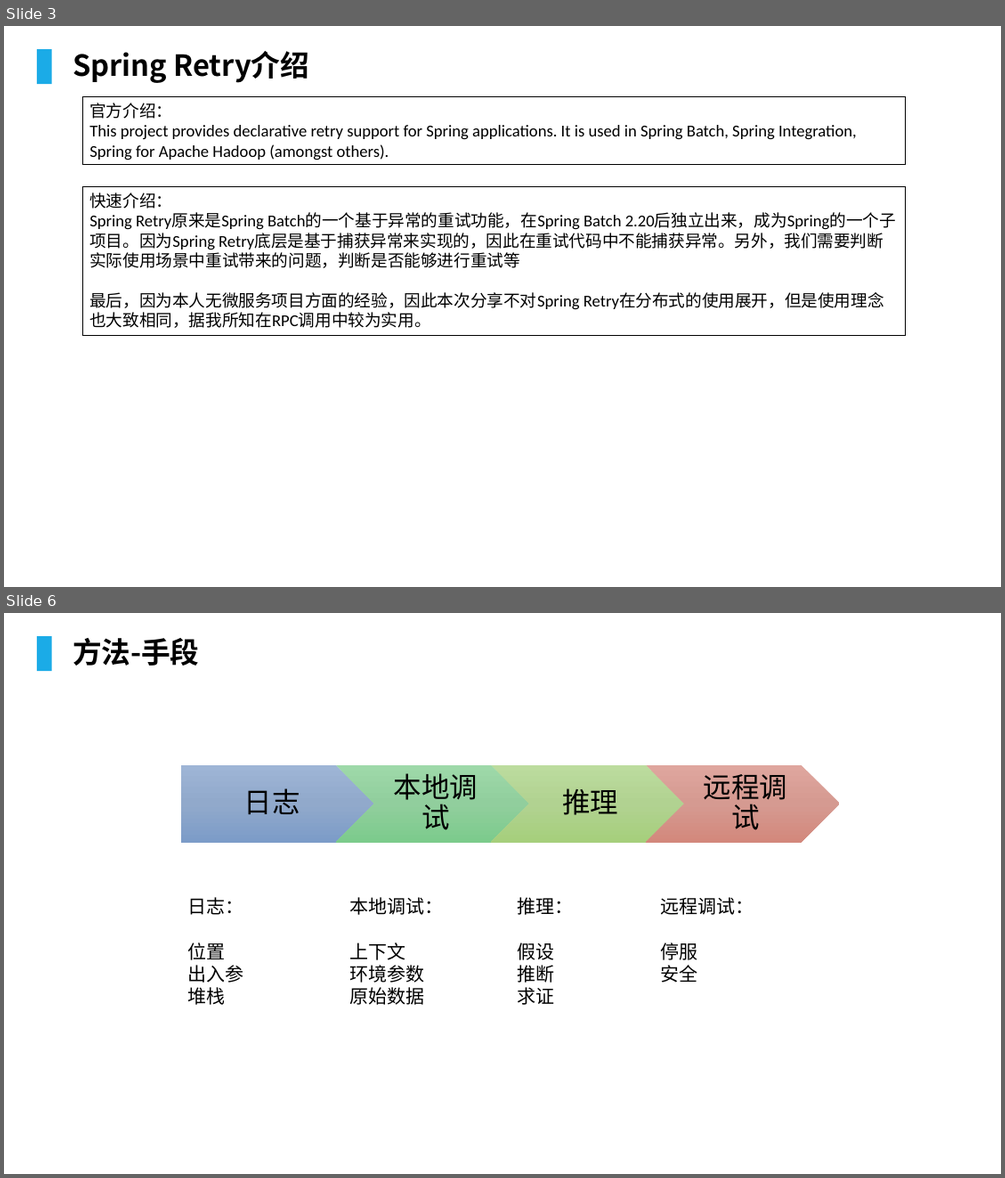
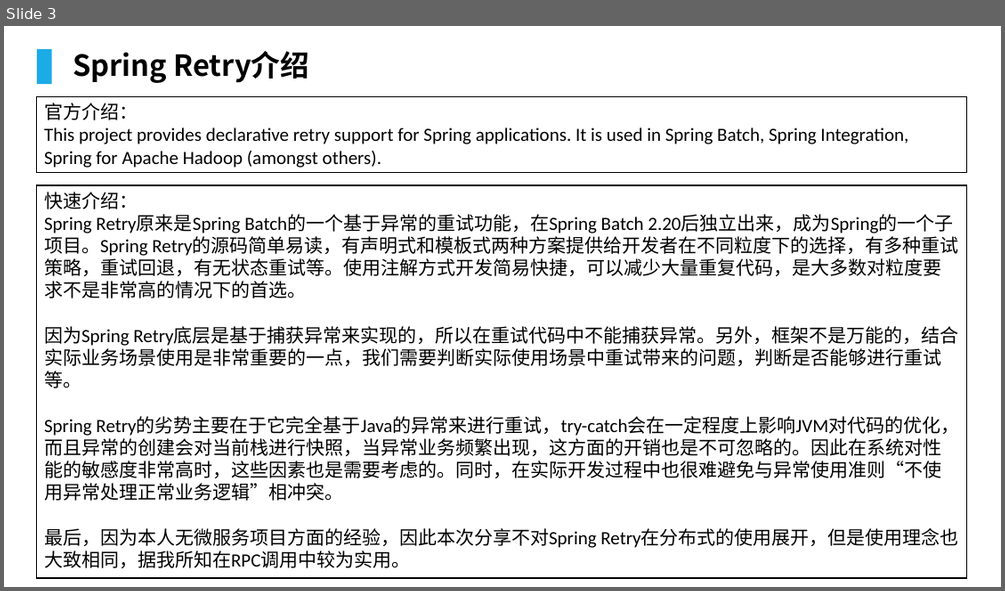
Before and after one commit to lcc929/notes, a slide deck: Spring-Retry.pptx. Shown one above the other, each under a label of ours: slides 3 and 6 before the commit, slide 3 after it; the slides between them are not shown. The pictures are 1005x1178 and 1005x591 pixels, drawn with LibreOffice and Linux fonts; fonts in the diff are those of the drawing; background and template pictures are left out. Boxes give left, top, right and bottom in pixels: in the first picture for what was removed or moved away, otherwise in the second. Text is boxed around its words. In the diff, an @@ line names an element or a change of style, - is before the commit and + after.

Commit message:
完成spring retry 分享ppt

```diff
--- a/Spring-Retry.pptx
+++ b/Spring-Retry.pptx
@@ slide 6 removed at (x1=4, y1=613, x2=1001, y2=1174), background picture (left out) @@
@@ rectangle removed at (x1=37, y1=636, x2=52, y2=671) @@
@@ text removed at (x1=73, y1=638, x2=200, y2=666) @@
-方法-手段
@@ group removed at (x1=180, y1=765, x2=840, y2=843): 4 texts, 3 chevrons, 1 pentagon arrow @@
-日志
-本地调试
-推理
-远程调试
@@ text removed at (x1=188, y1=897, x2=244, y2=1005) @@
-日志：
-位置
-出入参
-堆栈
@@ text removed at (x1=350, y1=897, x2=444, y2=1005) @@
-本地调试：
-上下文
-环境参数
-原始数据
@@ text removed at (x1=518, y1=897, x2=574, y2=1005) @@
-推理：
-假设
-推断
-求证
@@ text removed at (x1=661, y1=897, x2=754, y2=982) @@
-远程调试：
-停服
-安全
@@ slide 3 changed as well @@
@@ rectangle "官方介绍：" resized from (x1=82, y1=97, x2=905, y2=165) to (x1=37, y1=97, x2=967, y2=173) @@
@@ rectangle "官方介绍：" at (x1=37, y1=97, x2=967, y2=173): size 16 to 18 pt; fill #FFFFFF to none @@
@@ rectangle "快速介绍：" resized from (x1=82, y1=187, x2=905, y2=335) to (x1=37, y1=185, x2=967, y2=578) @@
@@ rectangle "快速介绍：" at (x1=37, y1=185, x2=967, y2=578): fill #FFFFFF to none @@
@@ text in rectangle at (x1=44, y1=192, x2=958, y2=568): size 16 to 18 pt in "快速介绍：", "最后，因为本人无微服务项目方面的经验，因此本次分享不对Spring Retry在分布式的使用展开，但是使用理念也大致相同 ..." @@
@@ text in rectangle at (x1=44, y1=214, x2=959, y2=500): text changed; size 16 to 18 pt @@
-Spring Retry原来是Spring Batch的一个基于异常的重试功能，在Spring Batch 2.20后独立出来，成为Spring的一个子项目。因为Spring Retry底层是基于捕获异常来实现的，因此在重试代码中不能捕获异常。另外，我们需要判断实际使用场景中重试带来的问题，判断是否能够进行重试等
+Spring Retry原来是Spring Batch的一个基于异常的重试功能，在Spring Batch 2.20后独立出来，成为Spring的一个子项目。Spring Retry的源码简单易读，有声明式和模板式两种方案提供给开发者在不同粒度下的选择，有多种重试策略，重试回退，有无状态重试等。使用注解方式开发简易快捷，可以减少大量重复代码，是大多数对粒度要求不是非常高的情况下的首选。
+因为Spring Retry底层是基于捕获异常来实现的，所以在重试代码中不能捕获异常。另外，框架不是万能的，结合实际业务场景使用是非常重要的一点，我们需要判断实际使用场景中重试带来的问题，判断是否能够进行重试等。
+Spring Retry的劣势主要在于它完全基于Java的异常来进行重试，try-catch会在一定程度上影响JVM对代码的优化，而且异常的创建会对当前栈进行快照，当异常业务频繁出现，这方面的开销也是不可忽略的。因此在系统对性能的敏感度非常高时，这些因素也是需要考虑的。同时，在实际开发过程中也很难避免与异常使用准则“不使用异常处理正常业务逻辑”相冲突。
```
Also in this commit, not shown: 2 other slides changed, 4 slides added, 18 other slides removed.
